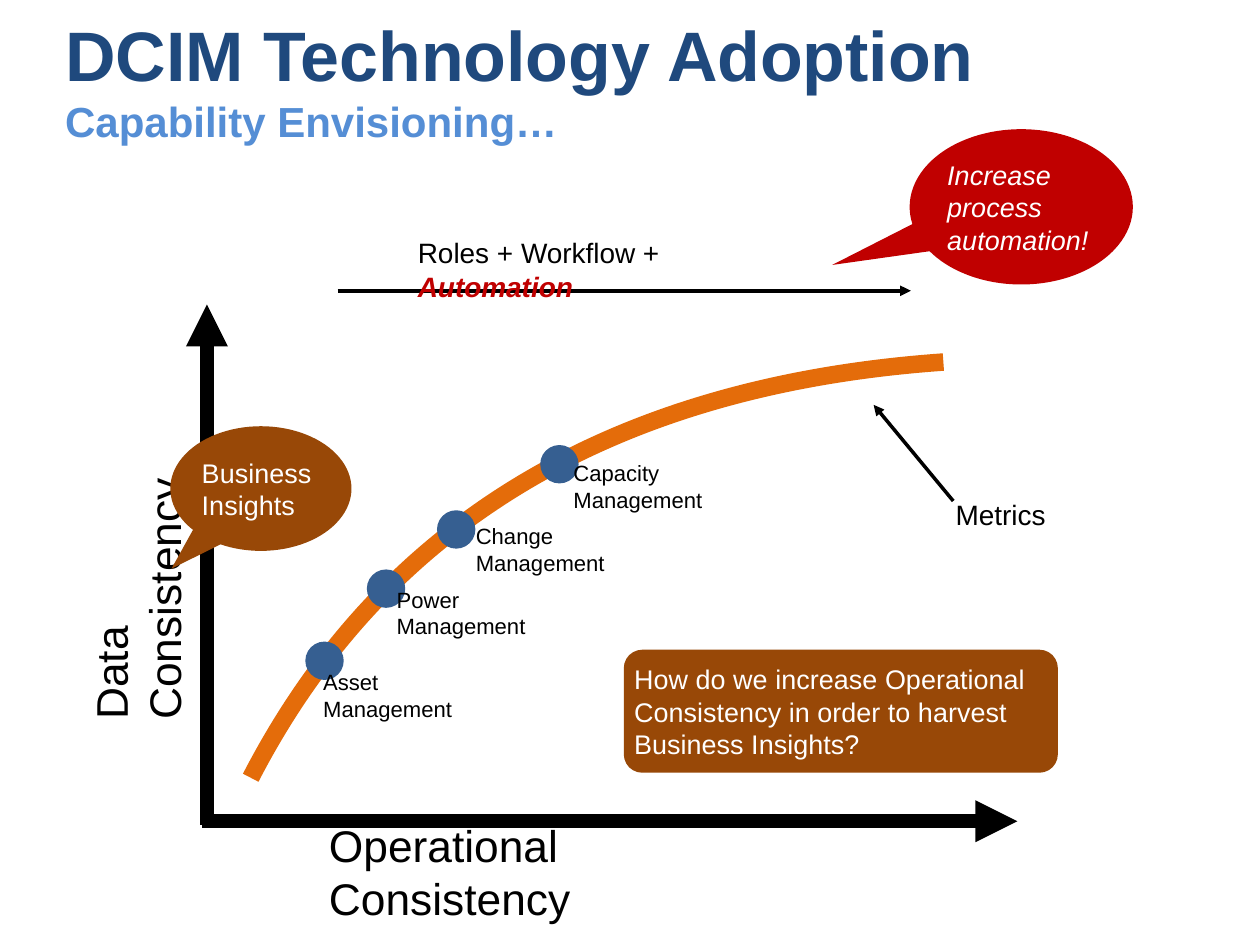
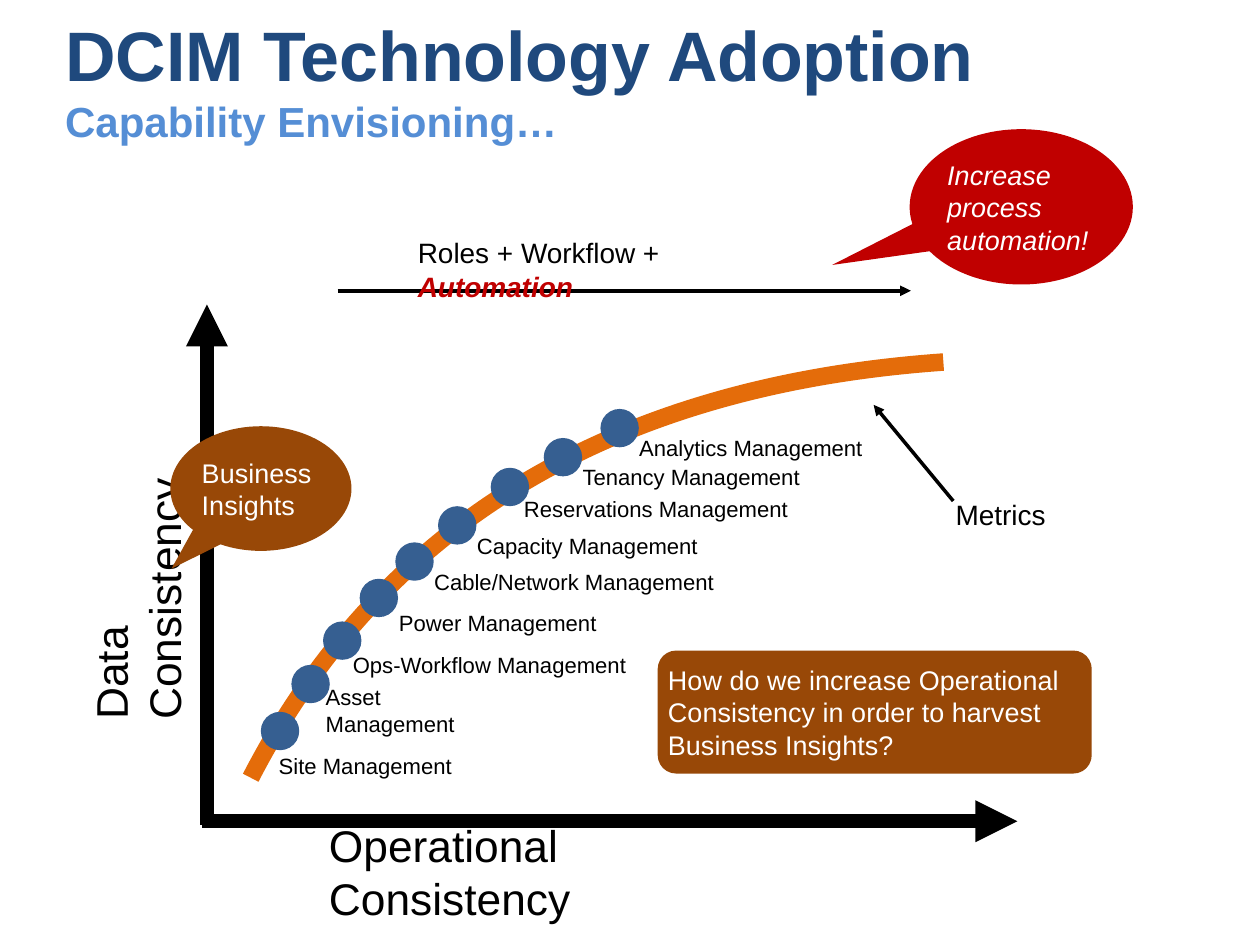
Before and after one commit to UsefulEngines/DcimTechnologyAdoption, a slide deck: slide 1 of DCIM-RolesWorkflowAutomation.pptx. Drawn at 1260x945 pixels with LibreOffice and Linux fonts; fonts in the diff are those of the drawing. Boxes give left, top, right and bottom in pixels: in the first picture for what was removed or moved away, otherwise in the second. Text is boxed around its words. In the diff, an @@ line names an element or a change of style, - is before the commit and + after.

Commit message:
Update
Update

```diff
--- a/DCIM-RolesWorkflowAutomation.pptx
+++ b/DCIM-RolesWorkflowAutomation.pptx
@@ ellipse added at <box>601,410,639,447</box>, fill #365F91 @@
@@ ellipse added at <box>544,438,582,476</box>, fill #365F91 @@
@@ text added at <box>639,440,863,461</box>, 12.7 pt, text #000000 @@
+Analytics Management
@@ ellipse: place and size @@
-ellipse at <box>541,445,578,483</box>
+ellipse at <box>490,467,528,505</box>
@@ text added at <box>583,469,800,490</box>, 12.7 pt, text #000000 @@
+Tenancy Management
@@ ellipse: place and size @@
-ellipse at <box>437,510,475,548</box>
+ellipse at <box>438,507,476,544</box>
@@ text at <box>524,501,788,522</box>: text changed @@
-Capacity Management
+Reservations Management
@@ text at <box>477,538,698,559</box>: text changed @@
-Change Management
+Capacity Management
@@ ellipse added at <box>396,542,433,580</box>, fill #365F91 @@
@@ ellipse: place and size @@
-ellipse at <box>367,570,404,607</box>
+ellipse at <box>359,578,397,616</box>
@@ text added at <box>434,574,714,595</box>, 12.7 pt, text #000000 @@
+Cable/Network Management
@@ ellipse added at <box>323,621,360,659</box>, fill #365F91 @@
@@ text "Power Management" rewrapped from <box>397,590,526,639</box> to <box>399,615,597,636</box> @@
@@ text added at <box>353,655,626,678</box>, 12.7 pt, text #000000 @@
+Ops-Workflow Management
@@ rounded rectangle "How do we increase Operational ...": place and size @@
-rounded rectangle "How do we increase Operational ..." at <box>624,650,1057,774</box>
+rounded rectangle "How do we increase Operational ..." at <box>658,650,1091,774</box>
@@ ellipse: place and size @@
-ellipse at <box>305,641,343,679</box>
+ellipse at <box>291,665,329,703</box>
@@ text "Asset Management": place and size @@
-text "Asset Management" at <box>323,673,452,722</box>
+text "Asset Management" at <box>326,688,455,737</box>
@@ ellipse added at <box>261,712,299,750</box>, fill #365F91 @@
@@ text added at <box>279,758,452,779</box>, 12.7 pt, text #000000 @@
+Site Management
```
